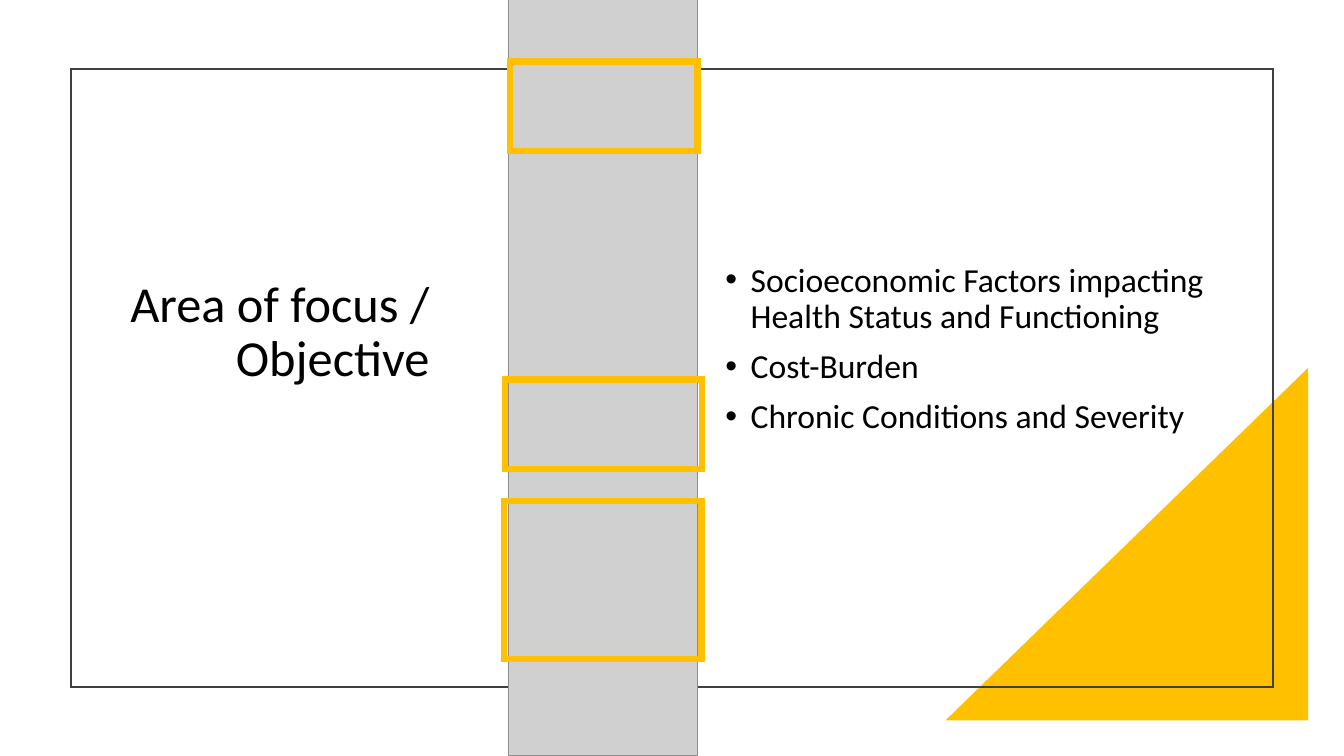
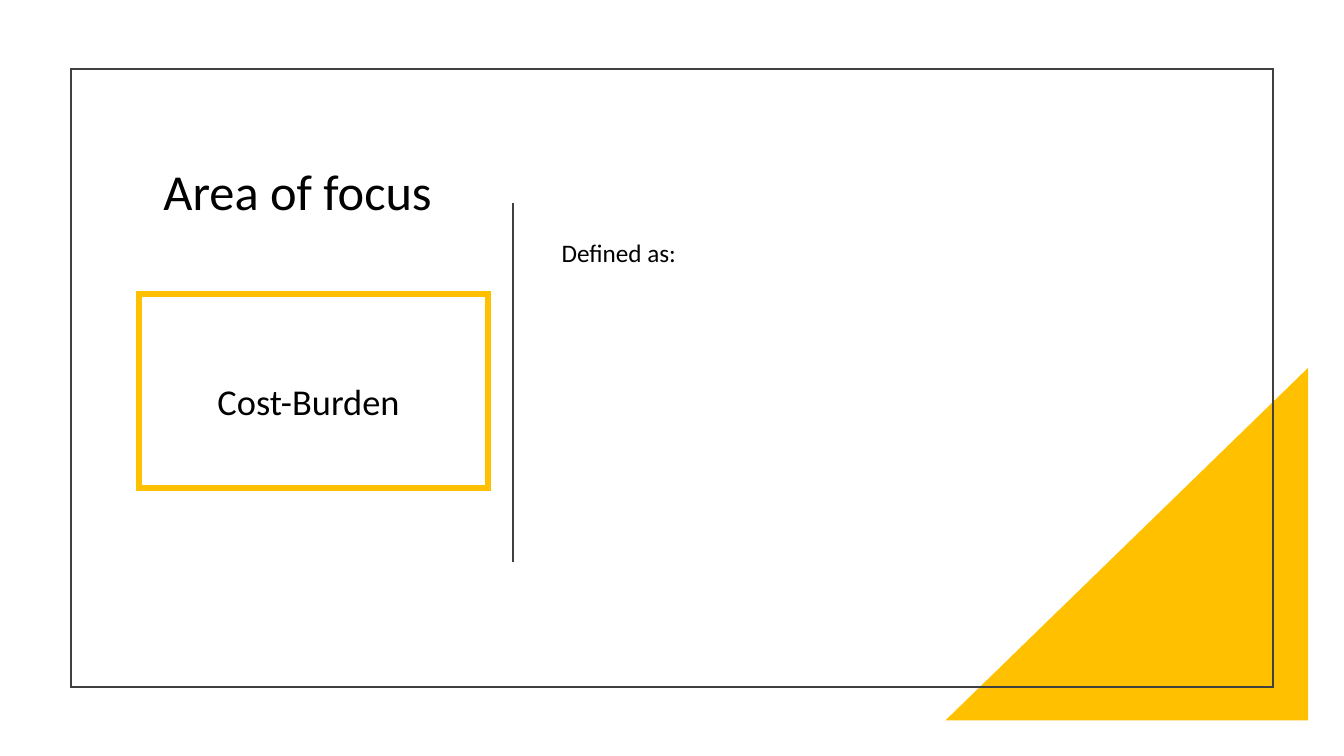
Before and after one commit to shivangiv/MCBS-Healthcare-Analytics, a slide deck: slide 5 of ALY6160GroupFINAL.pptx (slide 9 before the commit). Drawn at 1344x756 pixels with LibreOffice and Linux fonts; fonts in the diff are those of the drawing; grey boxes stand for pictures. Boxes give left, top, right and bottom in pixels: in the first picture for what was removed or moved away, otherwise in the second. Text is boxed around its words. In the diff, an @@ line names an element or a change of style, - is before the commit and + after.

Commit message:
format updates

```diff
--- a/ALY6160GroupFINAL.pptx
+++ b/ALY6160GroupFINAL.pptx
@@ picture removed at [508, 0, 698, 756] @@
@@ title at [163, 175, 431, 211]: text changed @@
-Area of focus / Objective
+Area of focus
@@ line added from (513, 205) to (513, 562), #404040 1.5 pt @@
@@ text added at [562, 244, 676, 262], 18 pt, text #000000 @@
+Defined as:
@@ text at [751, 269, 1204, 334]: paragraph removed @@
-• Socioeconomic Factors impacting Health Status and Functioning
@@ rectangle: place and size @@
-rectangle at [510, 62, 698, 151]
+rectangle at [139, 293, 488, 488]
@@ text "Cost-Burden": place and size @@
-text "Cost-Burden" at [751, 269, 1204, 434]
+text "Cost-Burden" at [217, 389, 399, 416]
@@ text "Cost-Burden" at [217, 389, 399, 416]: size 24 to 26 pt; alignment left to centre; bullet • to none @@
@@ rectangle removed at [505, 380, 703, 470] @@
@@ text at [751, 404, 1184, 434]: paragraph removed @@
-• Chronic Conditions and Severity
@@ rectangle removed at [504, 501, 702, 658] @@
```
Also in this commit, not shown: 3 other slides changed, 1 slide added.
